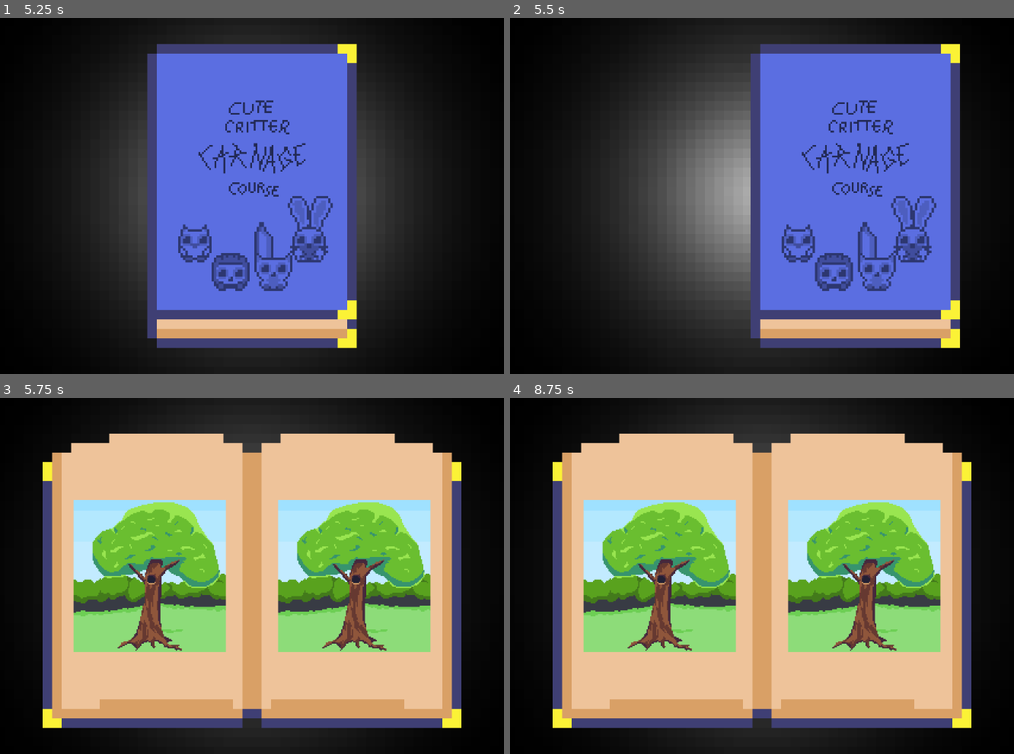
Above: before the commit, frames 1-4 (two rows, left to right).
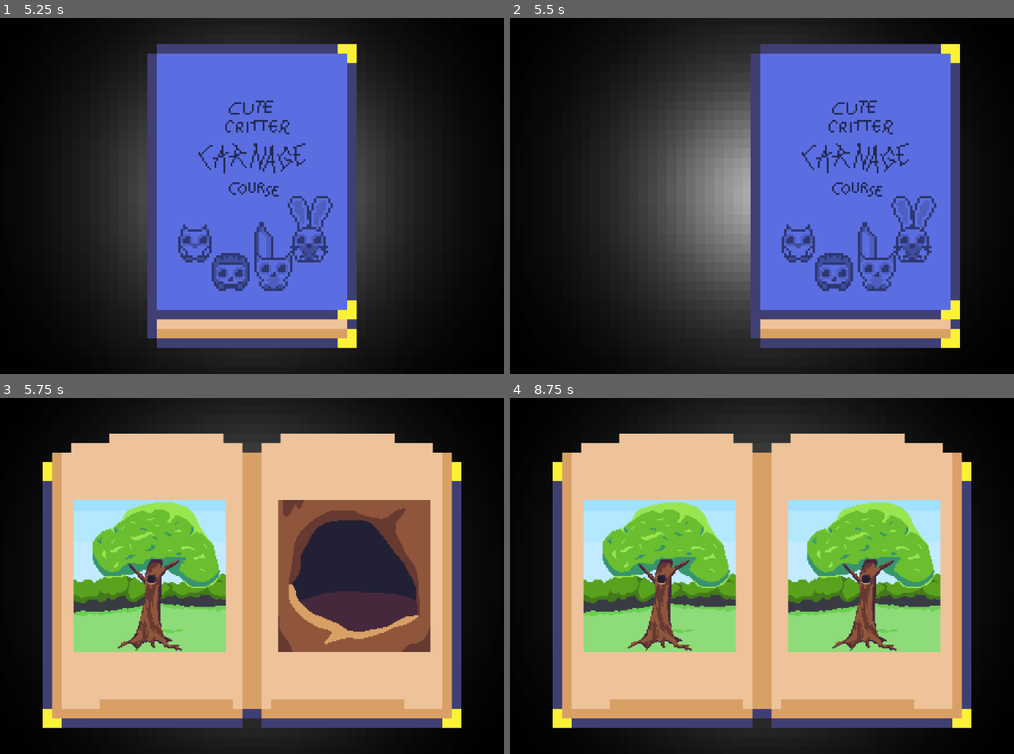
Above: after the commit, the same moments.

Repository: atka66/cccc
Game: Godot game, scene res://menu/Splash.tscn
Same seed, same stepped clock (60 frames per second), same inputs: the game is played once before the commit and once after it. Sound files missing from this copy of the repository are replaced by a short silence.
Inputs:
- Up to frame 1 (5.25 s): hold D (right_1) 0.53-2.03 s; tap S (dash_1) at 0.6, 5.1 s; tap W (jump_1) at 0.77, 1.52, 3.02, 3.77, 4.52 s; tap Down (dash_2) at 1.35 s; tap Enter at 2 s; hold A (left_1) 2.03-2.78 s; tap X (death_1) at 2.1 s; tap R (reset) at 2.75, 4.25, 5 s; hold D (right_1) 2.78-4.28 s; tap L (death_2) at 2.85 s; tap Left (left_2) at 3.6 s; hold A (left_1) 4.28-5.03 s; tap Right (right_2) at 4.35 s; hold D (right_1) from 5.03 s (still down)
- Up to frame 2 (5.5 s): keep holding D (right_1)
- Up to frame 3 (5.75 s): keep holding D (right_1)
- Up to frame 4 (8.75 s): release D (right_1) at 5.78 s; hold A (left_1) 5.78-7.28 s; tap Down (dash_2) at 5.85 s; tap W (jump_1) at 6.02, 6.77, 7.52 s; tap R (reset) at 6.5, 7.25 s; tap X (death_1) at 6.6 s; hold D (right_1) from 7.28 s (still down); tap L (death_2) at 7.35 s; tap Left (left_2) at 8.1 s

Frames 1-2 are identical in both runs. In frame 3, 12% of the frame differs, in the area x 55-86%, y 28-72%; in frame 4, nothing differs.

Commit message:
story 2 wip

Diff:
--- a/Res.gd
+++ b/Res.gd
@@ -29,7 +29,7 @@
 ]
 
 const PreChapters = [
-	{ "leftImage": preload("res://sprites/story/pre_1.png"),"rightImage": preload("res://sprites/story/pre_1.png") },
+	{ "leftImage": preload("res://sprites/story/pre_1.png"),"rightImage": preload("res://sprites/story/pre_2.png") },
 	{ "leftImage": preload("res://sprites/story/pre_1.png"),"rightImage": preload("res://sprites/story/pre_1.png") }
 ]
 const Chapters = [
Binary file added: sprites/story/pre_2.png
Not shown, added: sprites/story/pre_2.png.import
